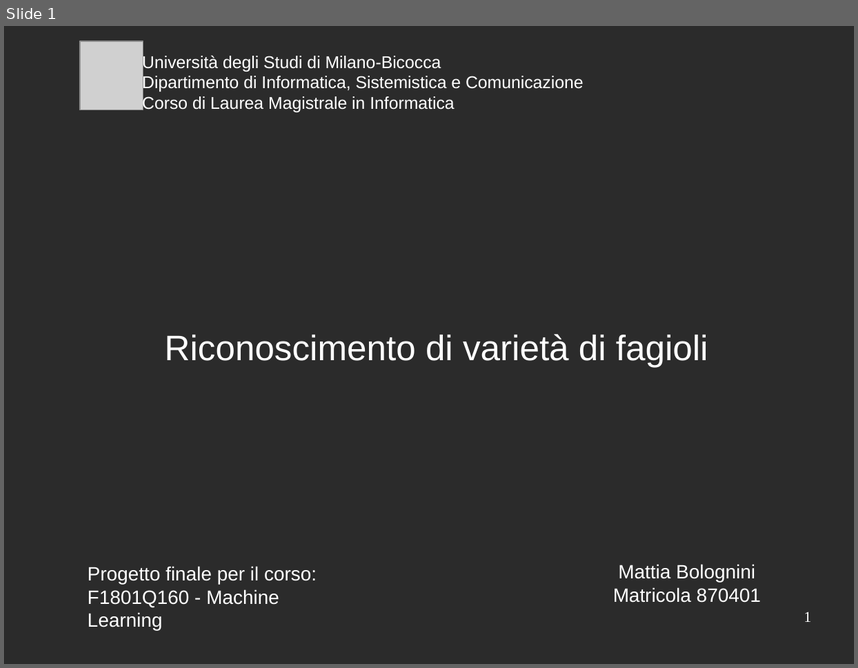
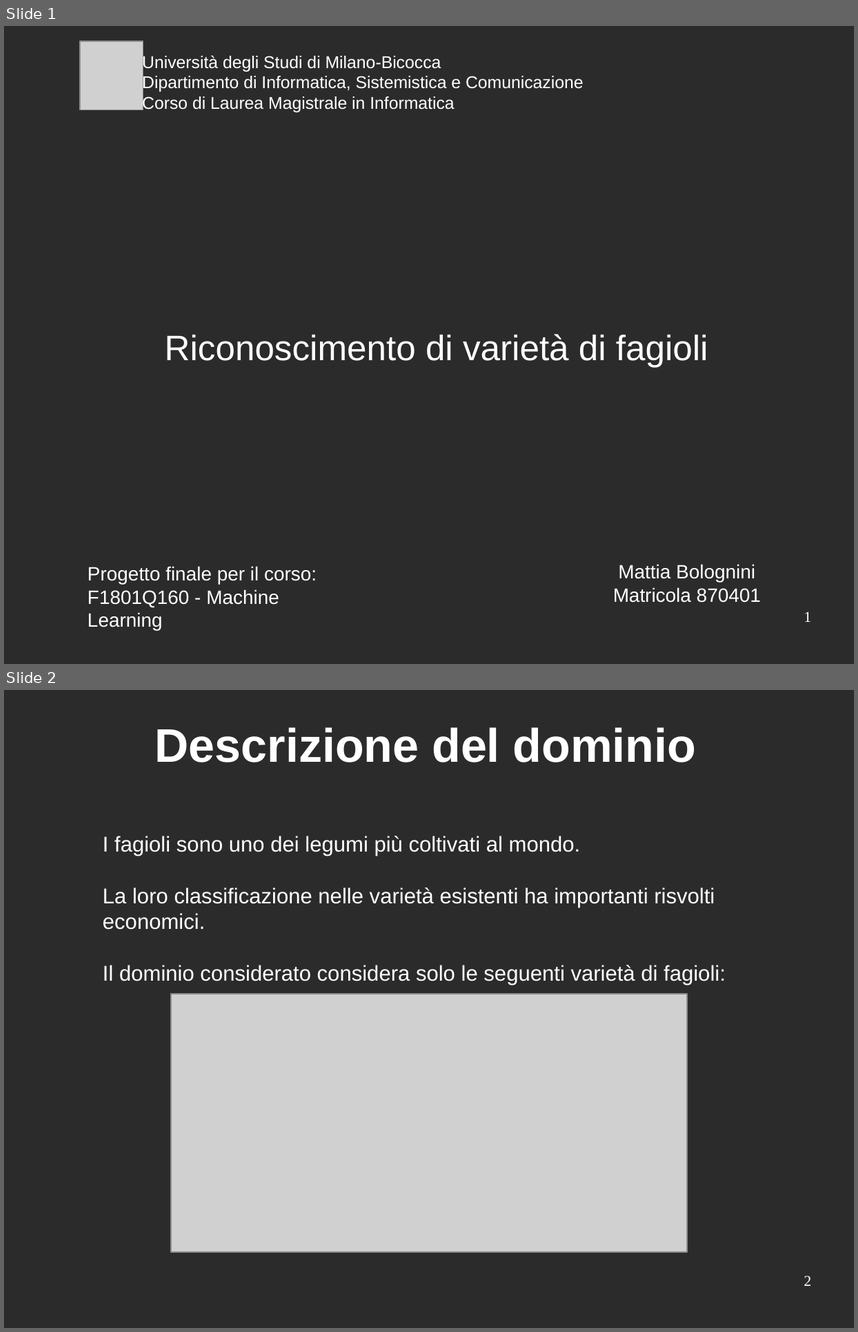
Before and after one commit to mattia010/dry_beans_ML, a slide deck: report/presentation_slides.odp. Shown one above the other, each under a label of ours: slide 1 before the commit, slides 1 and 2 after it. The pictures are 858x668 and 858x1332 pixels, drawn with LibreOffice and Linux fonts; fonts in the diff are those of the drawing; grey boxes stand for pictures; background and template pictures are left out; a plain dark background stands for a picture behind light text. Boxes give left, top, right and bottom in pixels: in the first picture for what was removed or moved away, otherwise in the second. Text is boxed around its words. In the diff, an @@ line names an element or a change of style, - is before the commit and + after.

```diff
--- a/report/presentation_slides.odp
+++ b/report/presentation_slides.odp
@@ slide 2 added at <box>4,690,854,1328</box>, background picture (left out) @@
@@ title added at <box>154,727,696,762</box>, 44 pt, text #FFFFFF, bold @@
+Descrizione del dominio
@@ text added at <box>103,836,726,985</box>, 20 pt, text #FFFFFF @@
+I fagioli sono uno dei legumi più coltivati al mondo.
+La loro classificazione nelle varietà esistenti ha importanti risvolti economici.
+Il dominio considerato considera solo le seguenti varietà di fagioli:
@@ picture added at <box>172,994,688,1252</box> @@
@@ page number added at <box>804,1275,811,1285</box>, 14 pt, text #FFFFFF @@
+2
```
Also in this commit, not shown: 3 slides changed, 10 other slides added, 7 slides removed.
